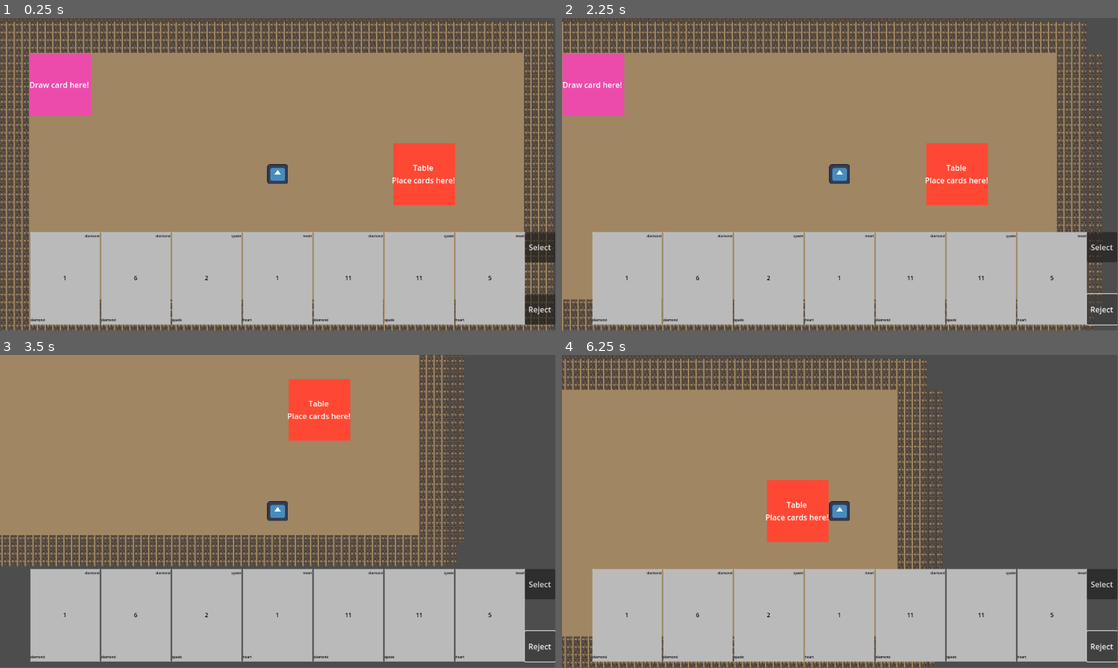
Above: before the commit, frames 1-4 (two rows, left to right).
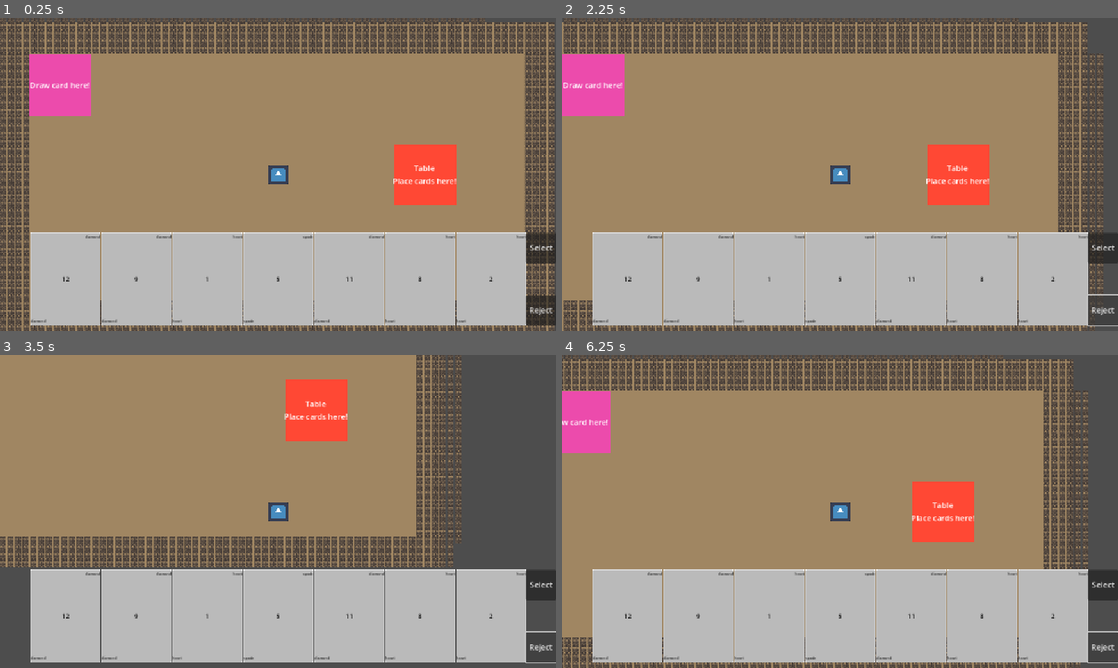
Above: after the commit, the same moments.

Repository: Surinalive/Skummy-Rummy
Game: Godot game, scene res://Game.tscn
The game is run twice, just before and just after one commit, with the same random seed, the same clock (stepped at 60 frames per second) and the same inputs. The engine's default icon, where the game draws it, is replaced by a stand-in: a white triangle on a blue panel in a dark square.
Inputs:
- Up to frame 1 (0.25 s): no input
- Up to frame 2 (2.25 s): click "Select" at 0.5 s; click "Reject" at 1.25 s; tap Enter at 2 s; hold D (right) from 2.03 s (still down); hold F (action) from 2.03 s (still down)
- Up to frame 3 (3.5 s): release D (right) at 2.78 s; release F (action) at 2.78 s; hold S (down) from 2.78 s (still down); tap F (action) at 2.85 s
- Up to frame 4 (6.25 s): release S (down) at 3.53 s; hold D (right) 3.53-4.28 s; hold F (action) 3.53-4.28 s; hold W (up) 4.28-5.03 s; tap F (action) at 4.35, 5.85 s; hold F (action) 5.03-5.78 s; hold A (left) from 5.03 s (still down)
In our replay, the window is 799x449 before the commit and 800x450 after it. These sizes can differ from the game's own. Grey fills any space a smaller window leaves; there, only what the larger window draws over its background counts as a difference.

The runs differ from the first frame. In frame 1, 12% of the frame differs, in the area x 0-100%, y 0-100%; in frame 2, 9.8%; in frame 3, 9.8%; in frame 4, 28%.
Error before the commit: Invalid call. Nonexistent function 'connect' in base 'Nil'. (res://player/scripts/player_interface.gd:20)
Error after the commit: Invalid call. Nonexistent function 'connect' in base 'Nil'. (res://player/scripts/player_interface.gd:21)

Commit message:
started tutorial
Started implementing some elements from the godot tutorial

Diff:
--- a/skummy-rummy/globals.gd
+++ b/skummy-rummy/Game.gd
@@ -1,4 +1,4 @@
-extends Node2D
+extends Node
 
 @onready var deck_cards = []
 const CARD_SCENE_PATH: String = "res://interactable objects/scenes/card.tscn"
@@ -6,12 +6,14 @@
 # Called when the node enters the scene tree for the first time.
 func _ready() -> void:
 	generate_deck()
+	new_game()
 
 # Called every frame. 'delta' is the elapsed time since the previous frame.
 func _process(_delta: float) -> void:
 	pass
 
-#note, need to add powerup cards(4 skips) + 8 wild cards
+# NOTE, need to add powerup cards functionality
+# Generates our card deck!
 func generate_deck() -> void:
 	for i in 3:
 		for j in 12:
@@ -21,6 +23,7 @@
 			card.set_rank(j + 1)
 			deck_cards.append(card)
 
+# Deals out and returns a "hand" of 7 cards
 func deal() -> Array:
 	var hand = []
 	for i in 7:
@@ -30,11 +33,25 @@
 		deck_cards.erase(card)
 	return hand
 
+# Draws a random card from the deck
 func draw() -> Node:
 	var card = deck_cards.pick_random()
 	return card
 
-#TODO: fix logic later. adds card back to deck...
+# TODO: fix logic later. adds card back to deck...
+# Replaces drawn card ^^ with card player selected to trade
 func trade(drawn_card, player_card) -> void:
 	deck_cards.append(player_card)
 	deck_cards.erase(drawn_card)
+
+# NOTE tutorial has this named game_over()... NOt suitable to our purposes
+func _on_player_hit() -> void:
+	pass # Replace with function body.
+
+func new_game():
+	$Player.start($P1StartPosition.position)
+	$StartTimer.start()
+
+#NOTE the tutorial had this start two other timers....
+func _on_start_timer_timeout() -> void:
+	pass # Replace with function body.
--- a/skummy-rummy/Game.tscn
+++ b/skummy-rummy/Game.tscn
@@ -1,5 +1,6 @@
-[gd_scene load_steps=7 format=4 uid="uid://ctlvoxkbt3icw"]
-
+[gd_scene load_steps=8 format=4 uid="uid://ctlvoxkbt3icw"]
+
+[ext_resource type="Script" uid="uid://cu3ibwvcbpq1d" path="res://Game.gd" id="1_t88pq"]
 [ext_resource type="PackedScene" uid="uid://7t8nh7uq3y5o" path="res://player/scenes/player.tscn" id="1_xkndl"]
 [ext_resource type="Texture2D" uid="uid://bo57h4s0ysdpp" path="res://art/basic_tileset_and_assets_standard/water_and_island_tiles_v2.png" id="2_u44n3"]
 [ext_resource type="PackedScene" uid="uid://b4sk865thw1cw" path="res://interactable objects/scenes/table.tscn" id="3_u44n3"]
@@ -480,7 +481,8 @@
 physics_layer_0/collision_layer = 1
 sources/0 = SubResource("TileSetAtlasSource_sb48q")
 
-[node name="Game" type="Node2D"]
+[node name="Game" type="Node"]
+script = ExtResource("1_t88pq")
 
 [node name="Layer0" type="TileMapLayer" parent="."]
 use_parent_material = true
@@ -489,17 +491,25 @@
 collision_enabled = false
 
 [node name="Layer1" type="TileMapLayer" parent="."]
+visibility_layer = 3
 use_parent_material = true
 tile_map_data = PackedByteArray("AAAAACQAAAAAAAkAAAAAACUAAAAAAAkAAAAAACYAAAAAAAkAAAAAACcAAAAAAAkAAAABACQAAAAAAAkAAAABAC …(15344 unchanged characters)…
 tile_set = SubResource("TileSet_t88pq")
 
-[node name="Player" parent="." instance=ExtResource("1_xkndl")]
-top_level = true
-position = Vector2(580, 316)
-motion_mode = 1
-
 [node name="Table" parent="." instance=ExtResource("3_u44n3")]
 position = Vector2(884, 316)
 
 [node name="Card_Spawner" parent="." instance=ExtResource("4_sb48q")]
 position = Vector2(129, 131)
+
+[node name="StartTimer" type="Timer" parent="."]
+wait_time = 2.0
+one_shot = true
+
+[node name="P1StartPosition" type="Marker2D" parent="."]
+position = Vector2(580, 316)
+
+[node name="Player" parent="." instance=ExtResource("1_xkndl")]
+position = Vector2(580, 319)
+
+[connection signal="timeout" from="StartTimer" to="." method="_on_start_timer_timeout"]
--- a/skummy-rummy/globals.tscn
+++ /dev/null
@@ -1,6 +0,0 @@
-[gd_scene load_steps=2 format=3 uid="uid://jnh4adc47jxf"]
-
-[ext_resource type="Script" uid="uid://cu3ibwvcbpq1d" path="res://globals.gd" id="1_f6yec"]
-
-[node name="Globals" type="Node2D"]
-script = ExtResource("1_f6yec")
--- a/skummy-rummy/interactable objects/scripts/card_spawn.gd
+++ b/skummy-rummy/interactable objects/scripts/card_spawn.gd
@@ -11,16 +11,15 @@
 func _process(_delta: float) -> void:
 	pass
 
-func _input(event: InputEvent) -> void:
-	if allow_draw and event.is_action_pressed("action"):
-		var card = Globals.draw()
-		player.display_card_drawn(card)
+#func _input(event: InputEvent) -> void:
+#	if allow_draw and event.is_action_pressed("action"):
+#		var card = Game.draw()
+#		player.display_card_drawn(card)
 
 func _on_area_2d_body_entered(body: Node2D) -> void:
 	allow_draw = true
 	player = body
 
-
 func _on_area_2d_body_exited(body: Node2D) -> void:
 	allow_draw = false
 	player = null
--- a/skummy-rummy/player/scenes/player.tscn
+++ b/skummy-rummy/player/scenes/player.tscn
@@ -1,25 +1,27 @@
 [gd_scene load_steps=5 format=3 uid="uid://7t8nh7uq3y5o"]
 
-[ext_resource type="Script" uid="uid://rjordpkd4tkx" path="res://player/scripts/player.gd" id="1_t0cpu"]
-[ext_resource type="Texture2D" uid="uid://jqij3kroptlo" path="res://art/icon.svg" id="2_8h4do"]
-[ext_resource type="PackedScene" uid="uid://bdmf52q2ck8rl" path="res://player/scenes/player_interface.tscn" id="2_rclgo"]
+[ext_resource type="Script" uid="uid://rjordpkd4tkx" path="res://player/scripts/player.gd" id="1_g1dw6"]
+[ext_resource type="PackedScene" uid="uid://bdmf52q2ck8rl" path="res://player/scenes/player_interface.tscn" id="2_yw30f"]
+[ext_resource type="Texture2D" uid="uid://jqij3kroptlo" path="res://art/icon.svg" id="3_qjkh3"]
 
 [sub_resource type="CircleShape2D" id="CircleShape2D_yw30f"]
 radius = 23.0
 
 [node name="Player" type="CharacterBody2D"]
-script = ExtResource("1_t0cpu")
+motion_mode = 1
+script = ExtResource("1_g1dw6")
 
-[node name="PlayerInterface" parent="." instance=ExtResource("2_rclgo")]
+[node name="PlayerInterface" parent="." instance=ExtResource("2_yw30f")]
 offset_left = -576.0
 offset_top = -329.0
 offset_right = -576.0
 offset_bottom = -329.0
+metadata/_edit_use_anchors_ = true
 
 [node name="Sprite2D" type="Sprite2D" parent="."]
 position = Vector2(0, 1.90735e-06)
 scale = Vector2(0.335938, 0.320312)
-texture = ExtResource("2_8h4do")
+texture = ExtResource("3_qjkh3")
 
 [node name="CollisionShape2D" type="CollisionShape2D" parent="."]
 shape = SubResource("CircleShape2D_yw30f")
--- a/skummy-rummy/player/scripts/player.gd
+++ b/skummy-rummy/player/scripts/player.gd
@@ -1,37 +1,83 @@
 extends CharacterBody2D
 
-const SPEED = 300.0
+@export var speed = 300.0 # how fast the player will move (pixels/sec)
 var hand = []
 var movable = true
+var screen_size #size of game window
 #signal table_click_go
-
-func get_input():
-	var input_direction = Input.get_vector("left", "right", "up", "down")
-	velocity = input_direction * SPEED
-
+signal hit # TODO NOTE adding this because I'm following the tutorial a bit Might be
+#useful with powerups and multiplayer
+#
+#func get_input():
+	#var input_direction = Input.get_vector("left", "right", "up", "down")
+	#velocity = input_direction * speed
+#
+#func _physics_process(_delta):
+	#if movable:
+		#get_input()
+		#move_and_slide()
 
 # As soon as spawned in, get dealt and display hand in player_interface
 func _ready() -> void:
-	hand = Globals.deal()
+	hide() #hides the player when the game starts
+	screen_size = get_viewport_rect().size
+
+# NOTE TODO Sets the players position at the start of the game...
+func start(pos):
+	position = pos
+	hand = $"..".deal()
 	$PlayerInterface.display_hand(hand)
+	$CollisionShape2D.disabled = false
+	show()
 
-func _physics_process(_delta):
-	if movable:
-		get_input()
-		move_and_slide()
-
+# Displays drawn card for the player
 func display_card_drawn(card):
 	movable = false
 	$PlayerInterface.display_drawn_card(card)
 
+# Allow player movement
 func set_movable(value):
 	movable = value
 
+# Return the player's current hand
 func get_hand() -> Array:
 	return hand
 
+# Add card to player's hand
 func add_to_hand(card) -> void:
 	hand.append(card)
 
+# Remove card from player's hand
 func remove_from_hand(card) -> void:
 	hand.erase(card)
+
+# NOTE
+# Got this from the tutorial... Wonder if it will be better for when we have
+# animated sprites
+func _process(delta):
+	var velocity = Vector2.ZERO # The player's movement vector.
+	if Input.is_action_pressed("right"):
+		velocity.x += 1
+	if Input.is_action_pressed("left"):
+		velocity.x -= 1
+	if Input.is_action_pressed("down"):
+		velocity.y += 1
+	if Input.is_action_pressed("up"):
+		velocity.y -= 1
+
+	if velocity.length() > 0:
+		velocity = velocity.normalized() * speed
+		#$AnimatedSprite2D.play()
+	#else:
+		#$AnimatedSprite2D.stop()
+	position += velocity * delta
+	position = position.clamp(Vector2.ZERO, screen_size)
+
+# NOTE
+#func _on_body_entered(_body):
+	#hide() # Player disappears after being hit.
+	#hit.emit()
+	## Must be deferred as we can't change physics properties on a physics callback.
+	# This tells godot to disable collision shape when safe (set_deferred) so that the
+	# his signal isn't repeatedly sent
+	#$CollisionShape2D.set_deferred("disabled", true)
--- a/skummy-rummy/player/scripts/player_interface.gd
+++ b/skummy-rummy/player/scripts/player_interface.gd
@@ -8,34 +8,39 @@
 func _process(_delta: float) -> void:
 	pass
 
-#Display cards
+# Display cards dealt
 func display_hand(hand) -> void:
 	for card in hand:
 		$PlayerHand.add_child(card)
 		card.connect("card_toggled", untoggle_rest)
 
+# Add a card to the player's hand
 func add_to_hand(card) -> void:
 	$"..".add_to_hand(card)
 	$PlayerHand.add_child(card)
 	card.connect("card_toggled", untoggle_rest)
 
+# Display the drawn card for the player
 func display_drawn_card(card) -> void:
 	$DrawnCard.add_child(card)
 	cards_clickable()
 
+# Allows cards in hand to be selected
 func cards_clickable() -> void:
 	for card in $PlayerHand.get_children(false):
 		if card == $PlayerHand/ReferenceRect:
 			continue
 		card.set_clickable()
 
+# Disallows cards in hand to be selected
 func cards_unclickable() -> void:
 	for card in $PlayerHand.get_children(false):
 		if card == $PlayerHand/ReferenceRect:
 			continue
 		card.set_unclickable()
 
-
+# When player selects a card in hand, others are unselected
+#TODO can probably clean this up / refactor
 func untoggle_rest(selected_card) -> void:
 	for card in $PlayerHand.get_children(false):
 		if card == $PlayerHand/ReferenceRect:
@@ -43,10 +48,12 @@
 		if card != selected_card:
 			card.unpress_button()
 
+# Adds drawn_card to hand and puts selected card back in deck
+# TODO adequate testing needed... Maybe on a smaller deck?
 func _on_select_button_pressed() -> void:
 	var selected_card = get_selected_card()
 	var drawn_card = get_drawn_card()
-	Globals.trade(drawn_card, selected_card)
+	#Game.trade(drawn_card, selected_card)
 	$"..".remove_from_hand(selected_card)
 	$PlayerHand.remove_child(selected_card)
 	$DrawnCard.remove_child(drawn_card)
@@ -54,11 +61,13 @@
 	$"..".set_movable(true)
 	cards_unclickable()
 
+# Removes the drawn card from the screen
 func _on_reject_button_pressed() -> void:
 	$DrawnCard.remove_child(get_drawn_card())
 	$"..".set_movable(true)
 	cards_unclickable()
 
+# Retrieve selected card
 func get_selected_card() -> Node:
 	for card in $PlayerHand.get_children(false):
 		if card == $PlayerHand/ReferenceRect:
@@ -67,6 +76,7 @@
 			return card
 	return null
 
+# Retrieve drawn card
 func get_drawn_card() -> Node:
 	for card in $DrawnCard.get_children(false):
 		if card == $DrawnCard/ReferenceRect:
--- a/skummy-rummy/project.godot
+++ b/skummy-rummy/project.godot
@@ -15,9 +15,9 @@
 config/features=PackedStringArray("4.4", "GL Compatibility")
 config/icon="res://art/icon.svg"
 
-[autoload]
+[display]
 
-Globals="*res://globals.tscn"
+window/stretch/mode="canvas_items"
 
 [input]
 
Renamed: skummy-rummy/globals.gd.uid -> skummy-rummy/Game.gd.uid
